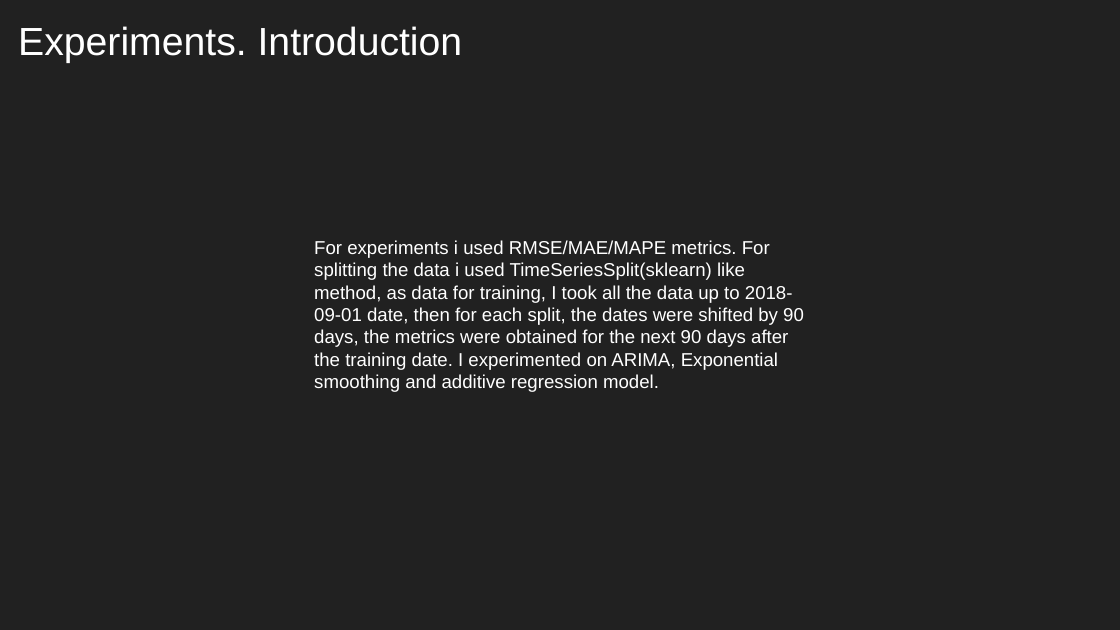
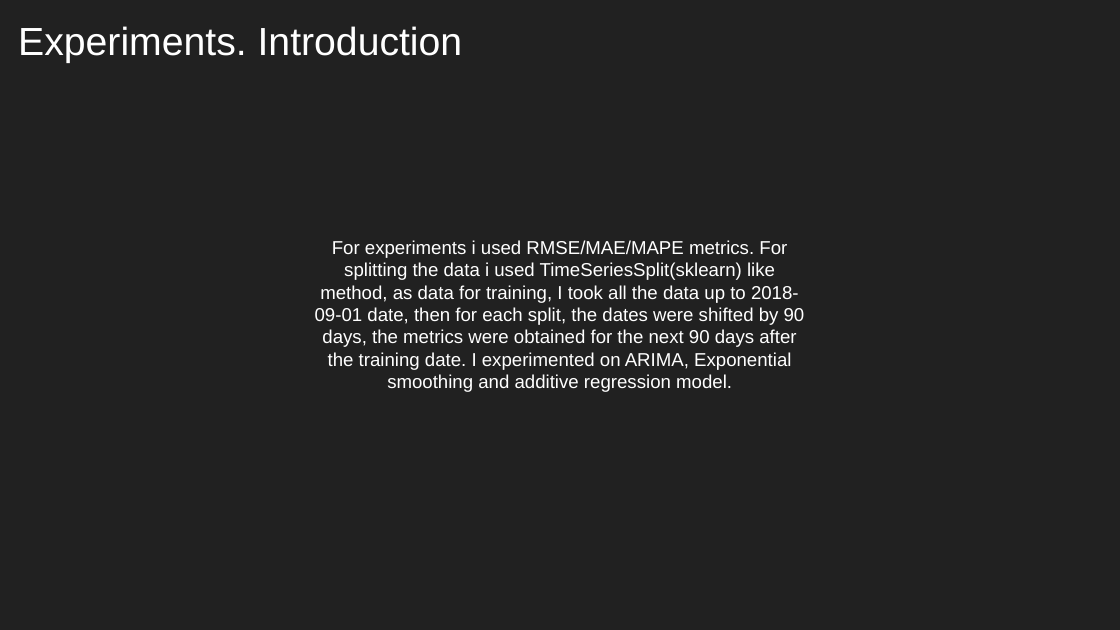
Before and after one commit to kiru883/A1_10_22, a slide deck: slide 9 of presentations/Task_1.pptx. Drawn at 1120x630 pixels with LibreOffice and Linux fonts; fonts in the diff are those of the drawing. Boxes give left, top, right and bottom in pixels: in the first picture for what was removed or moved away, otherwise in the second. Text is boxed around its words. In the diff, an @@ line names an element or a change of style, - is before the commit and + after.

```diff
--- a/presentations/Task_1.pptx
+++ b/presentations/Task_1.pptx
@@ text "For experiments i used RMSE/MAE/MAPE ..." at (x1=315, y1=240, x2=805, y2=392): alignment left to centre @@
```
Also in this commit, not shown: 1 other slide changed, 3 other files.
